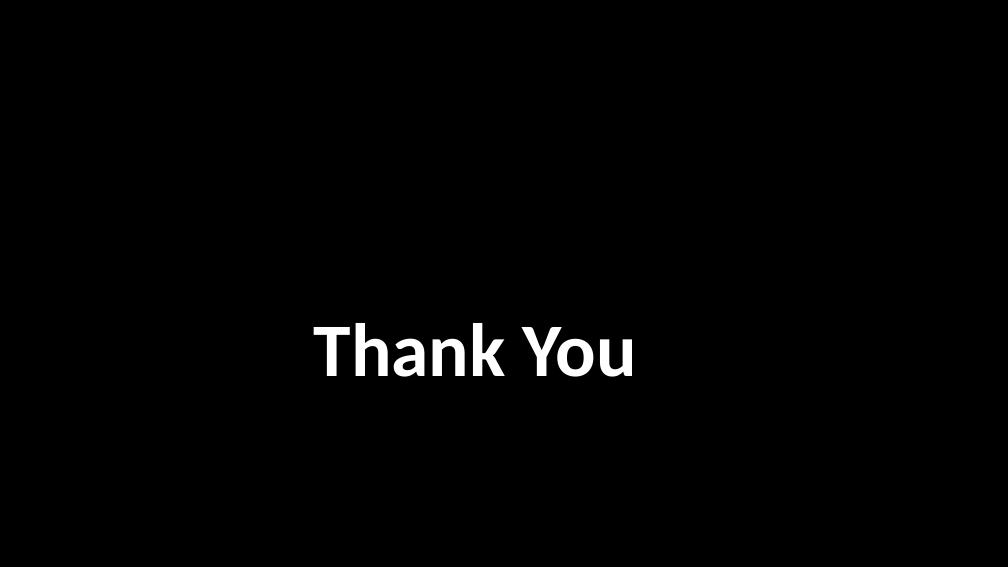
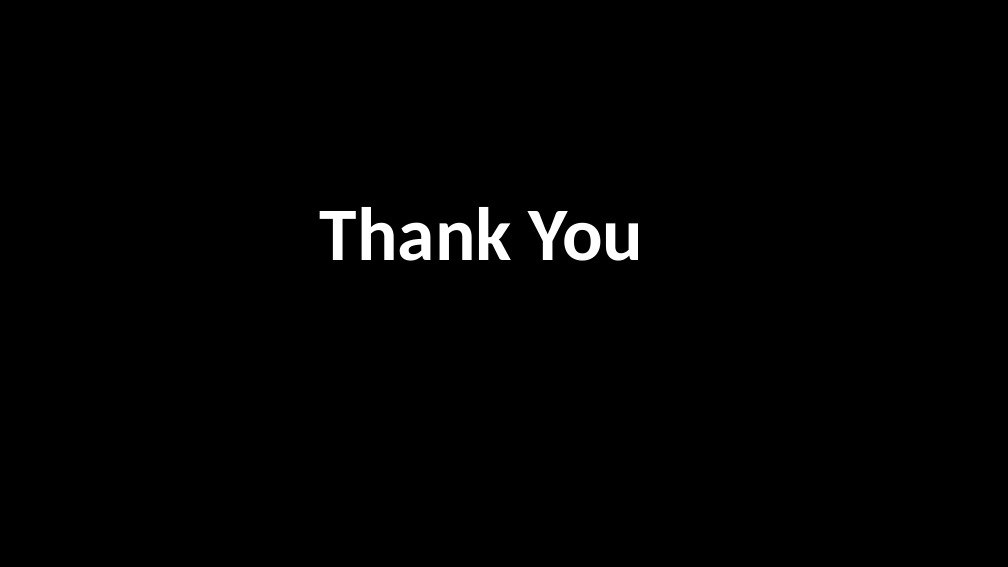
Before and after one commit to arsoedjono/big-data, a slide deck: slide 10 of EAS/Film_Locations_in_San_Francisco.pptx (slide 8 before the commit). Drawn at 1008x567 pixels with LibreOffice and Linux fonts; fonts in the diff are those of the drawing; background and template pictures are left out. Boxes give left, top, right and bottom in pixels: in the first picture for what was removed or moved away, otherwise in the second. Text is boxed around its words. In the diff, an @@ line names an element or a change of style, - is before the commit and + after.

```diff
--- a/EAS/Film_Locations_in_San_Francisco.pptx
+++ b/EAS/Film_Locations_in_San_Francisco.pptx
@@ title "Thank You": place and size @@
-title "Thank You" at bbox=[314, 323, 637, 377]
+title "Thank You" at bbox=[320, 207, 643, 261]
```
Also in this commit, not shown: 2 slides added.
